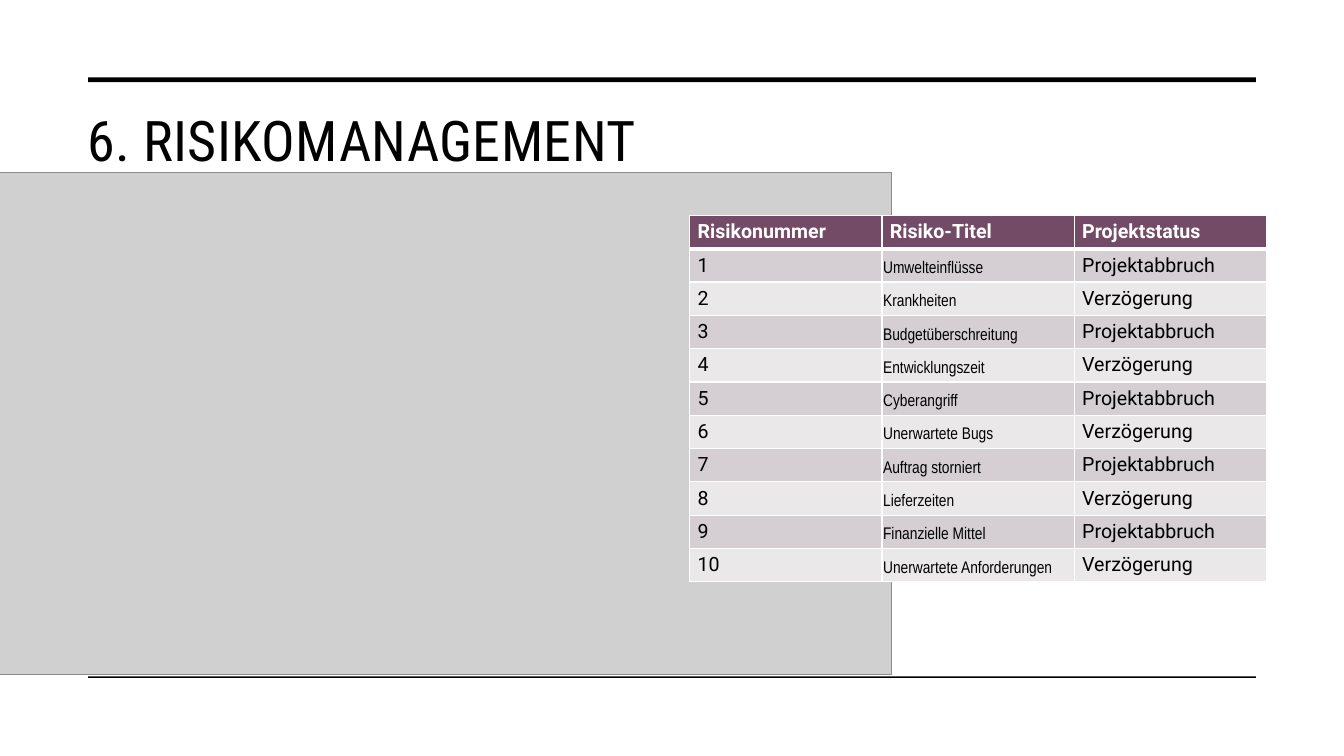
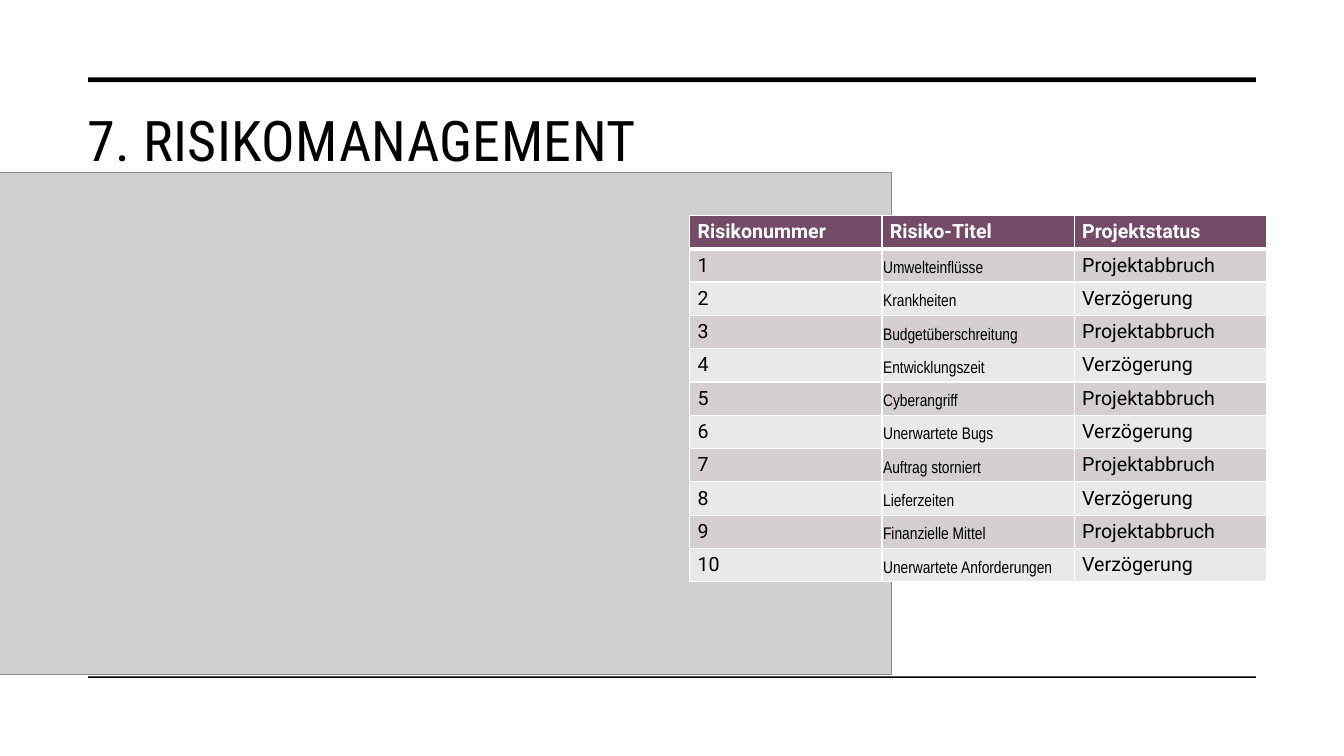
Before and after one commit to malu254/Eifrige-Otter-PM, a slide deck: slide 15 of Abgabe/Dokumentation/Präsentation.pptx. Drawn at 1344x756 pixels with LibreOffice and Linux fonts; fonts in the diff are those of the drawing; grey boxes stand for pictures. Boxes give left, top, right and bottom in pixels: in the first picture for what was removed or moved away, otherwise in the second. Text is boxed around its words. In the diff, an @@ line names an element or a change of style, - is before the commit and + after.

```diff
--- a/Abgabe/Dokumentation/Präsentation.pptx
+++ b/Abgabe/Dokumentation/Präsentation.pptx
@@ title at box(87, 120, 636, 175): text changed @@
-6. RISIKOMANAGEMENT
+7. RISIKOMANAGEMENT
```
Also in this commit, not shown: 16 other slides changed.
